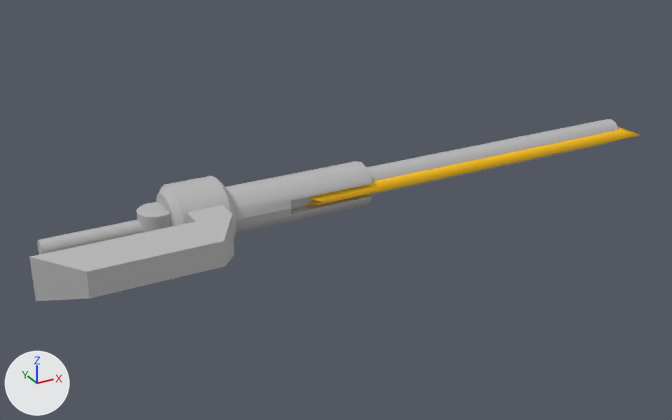
The FBX model Assets/3D Models/SuperWeapon.fbx: old version first, new version second.
Camera for both pictures: a 50 mm lens placed at (-0.88, -2.49, 2.17), pointed at (0.48, -0.03, 0.94). Lighting does not change. The marker at lower left points along +X, +Y and +Z. Where no turn or scale is listed for an object, it has been applied to the vertices.

In view in the first picture: 'AxeHead1', 'AxeHead2', 'Blade_Sword', 'Handle', 'Handle_Rotation', 'Sword_Base1', 'Sword_Extend', 'Weapon_Core'.
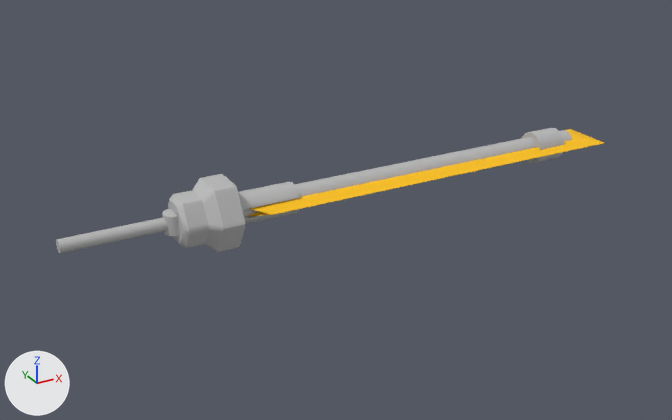
Where the newer file only moved an object's origin or applied its transform, the numbers keep the older frame.

The edits, one by one:
me_mesh has 26 vertices, 48 faces and spans x -0.346..0.0, y -0.03..0.03, z -0.03..0.03.
me_mesh is used by ob_handle; location (-0.118, 0.0, 1.0).
me_mesh part 3: the whole mesh is scaled about its middle by (1.01, 0.688, 0.688), then moved by (0.052, 0.0, 0.0).
me_mesh_001 has 12 vertices, 20 faces and spans x -0.75..0.679, y -0.094..0.094, z -0.02..0.02.
me_mesh_001 is used by ob_blade_sword; location (1.092, 0.0, 1.0).
me_mesh_001 part 2: the whole mesh is scaled about its middle by (1, 1, 0.7).
me_mesh_002 has 66 vertices, 128 faces and spans x -0.095..0.095, y -0.117..0.117, z -0.117..0.117.
me_mesh_002 is used by ob_weapon_core; location (0.003, -0.001, 1.0).
me_mesh_002 part 1: the whole mesh is scaled about its middle by (0.689, 0.593, 0.593).
Mesh me_mesh_006_1 is new.
It is a 12-sided cylinder along x spanning x 0.0..1.423, y -0.04..0.04, z -0.04..0.04.
It uses material mat_lambert1 (grey #bcbcbc).
Mesh me_mesh_007_1 is new.
It is a 12-sided cylinder along x spanning x 0.0..0.1132, y -0.0578..0.0578, z -0.0578..0.0578.
It uses material mat_lambert1 (grey #bcbcbc).
Mesh me_mesh_012 is new.
It has 92 vertices, 180 faces and spans x 0.132..0.313, y -0.118..0.118, z -0.105..0.105.
It uses material mat_lambert1 (grey #bcbcbc).
Mesh me_mesh_005_1 is new.
It has 38 vertices, 72 faces and spans x 0.0..0.391, y -0.052..0.052, z -0.052..0.052.
Faces by material slot: [56, 16].
It uses material mat_lambert1 (grey #bcbcbc).
It uses material mat_superweapon (grey #bcbcbc).
Object 'Sword_Extend' (ob_sword_extend) is deleted.
Object 'AxeHead1' (ob_axehead1) is now hidden.
Object 'Blade_Sword' (ob_blade_sword) moves from (1.092, 0.0, 1.0) to (0.907, 0.0, 1.0).
Object 'AxeHead2' (ob_axehead2) is now hidden.
Object 'Sword_Base1' (ob_sword_base1) is deleted.
Object 'Handle_Rotation' (ob_handle_rotation) moves from (0.0, 100.0, 0.0) to (5.401, 100.0, 0.0).
Object 'Handle_Rotation' (ob_handle_rotation) is rescaled from (1.21, 1.21, 1.21) to (0.724, 0.724, 0.724).
Object 'HammerHandle' (ob_hammerhandle) is new; it shows me_mesh_006_1.
Its location is (0.051, 0.0, 1.0).
Object 'HammerHandle1' (ob_hammerhandle1) is new; it shows me_mesh_007_1.
Its location is (1.309, 0.0, 1.0).
Object 'HammerX' (ob_hammerx) is new; it shows me_mesh_012.
Its location is (-0.196, 0.0, 1.0).
Object 'Weapon_Base' (ob_weapon_base) is new; it shows me_mesh_005_1.
Its location is (-0.056, 0.0, 1.0).

Location of each change, (x1, y1, x2, y2) in pixels of the pictures (672 x 420 px):
'AxeHead2', hidden
    before: (30, 205, 233, 285)
'Sword_Base1', deleted
    before: (226, 161, 372, 234)
'HammerX', added
    after: (168, 174, 245, 252)
'Blade_Sword', mesh rescaled, moved (9% taller)
    before: (304, 126, 640, 206)
    after: (248, 129, 604, 216)
'Sword_Extend', deleted
    before: (290, 119, 619, 210)
'HammerHandle', added
    after: (242, 130, 572, 217)
'AxeHead1', hidden
    before: (33, 235, 234, 301)
'Weapon_Core', mesh rescaled (not visible afterwards)
    before: (156, 176, 236, 236)
'Handle', mesh rescaled
    before: (37, 220, 145, 254)
    after: (56, 218, 168, 253)
'Weapon_Base', added
    after: (238, 182, 299, 224)
'Handle_Rotation', moved, rescaled
    before: (137, 202, 171, 232)
    after: (162, 209, 179, 236)
'HammerHandle1', added
    after: (522, 128, 564, 163)
